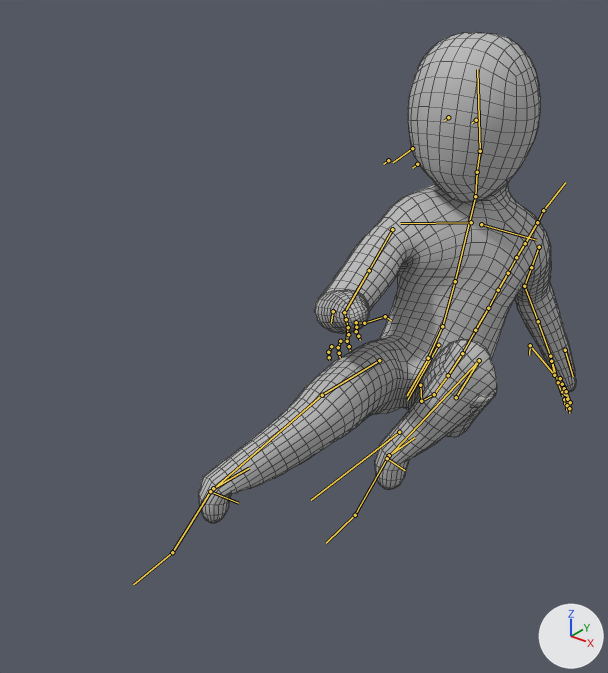
The Blender file BlenderStuff/PlayerAnim.blend, before and after one commit.
One viewpoint serves both versions: a 50 mm lens placed at (1.049, -1.741, 1.274), pointed at (-0.051, -0.365, 0.421). Lighting does not change. The marker at lower right points along +X, +Y and +Z. Both versions are drawn at frame 12 of the action 'Movement_SlideGround'; the numbers are the values there. The bones that bend it are drawn over the model as lines. Mesh edges are drawn as thin lines.

Names of what the first picture shows: 'Human_Mesh'.
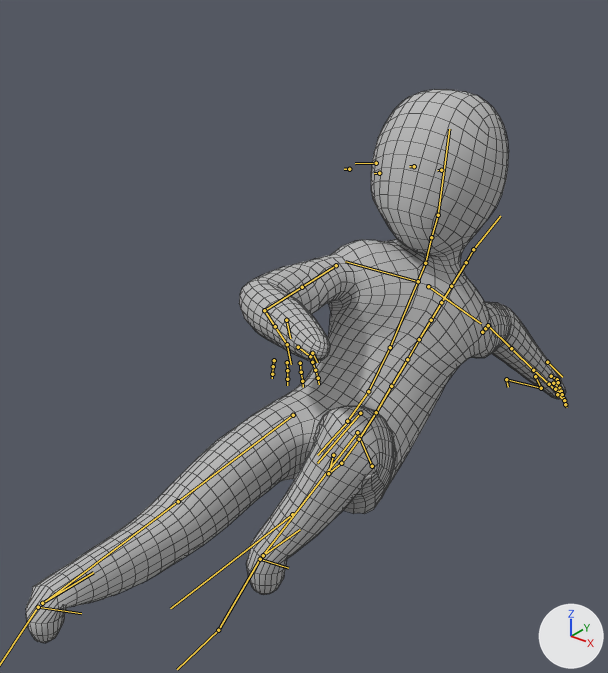
The edits, one by one:
Bone 'root_bone' (bone_root_bone) moves from (0.0, 0.0, 0.0) to (0.0, 0.472, 0.0).
Bone 'Hip_root' (bone_hip_root) moves from (0.0, 0.763, 0.153) to (0.0, 0.81, 0.242).
Bone 'Hip_root' (bone_hip_root) turns from (-55, -10, 14) to (-73, -5, 17) degrees about its own x, y and z.
Bone 'spine.002' (bone_spine_002) turns from (18, 5, 9) to (16, 6, 8) degrees about its own x, y and z.
Bone 'Humerus.R' (bone_humerus_r) turns from (-21, 13, 19) to (-25, 17, 29) degrees about its own x, y and z.
Bone 'Humerus.R.001' (bone_humerus_r_001) moves from (0.0, 0.0, 0.0) to (-0.012, 0.03, 0.216).
Bone 'Humerus.R.001' (bone_humerus_r_001) turns from (0, 0, 0) to (0, -36, 0) degrees about its own x, y and z.
Bone 'Ulna.R' (bone_ulna_r) moves from (0.0, 0.0, 0.0) to (0.512, 0.203, 0.174).
Bone 'Ulna.R' (bone_ulna_r) turns from (-49, 0, 0) to (-36, 0, 0) degrees about its own x, y and z.
Bone 'Humerus.L' (bone_humerus_l) turns from (43, 6, -10) to (74, 22, -41) degrees about its own x, y and z.

Pixel boxes (x1, y1, x2, y2) of what changed, in the pictures (608 x 673 px):
'Human_Mesh', posed (43% wider, 13% taller)
    before: (199, 32, 576, 523)
    after: (26, 89, 565, 643)
bone 'root_bone', root to tip
    before: (399, 432) to (311, 500)
    after: (292, 514) to (170, 608)
bone 'Hip_root', root to tip
    before: (438, 345) to (407, 400)
    after: (360, 413) to (317, 463)
bone 'spine.002', root to tip
    before: (442, 326) to (455, 281)
    after: (368, 391) to (390, 347)
bone 'Humerus.R', root to tip
    before: (392, 229) to (369, 270)
    after: (336, 265) to (302, 287)
bone 'Humerus.R.001', root to tip
    before: (369, 270) to (344, 312)
    after: (302, 287) to (264, 310)
bone 'Ulna.R', root to tip
    before: (344, 312) to (346, 319)
    after: (264, 310) to (275, 326)
bone 'Humerus.L', root to tip
    before: (539, 247) to (531, 267)
    after: (482, 332) to (485, 328)
